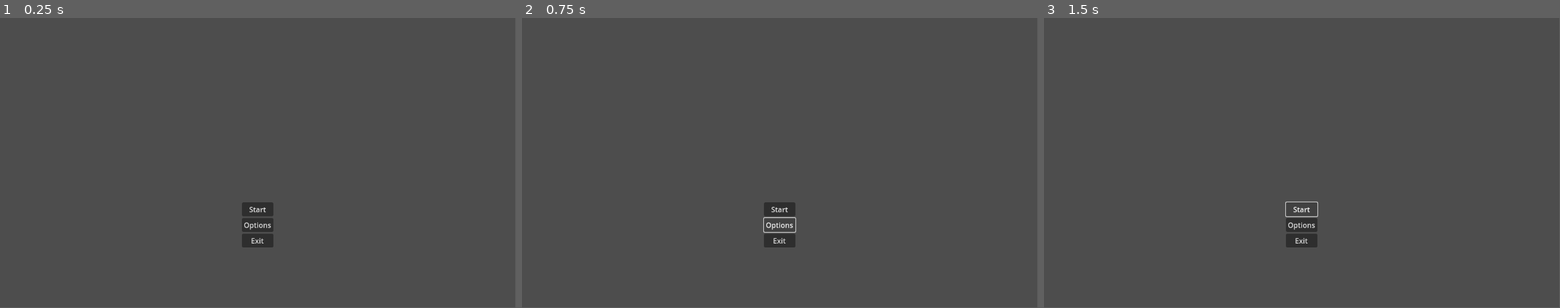
Above: before the commit, frames 1-3 (left to right).
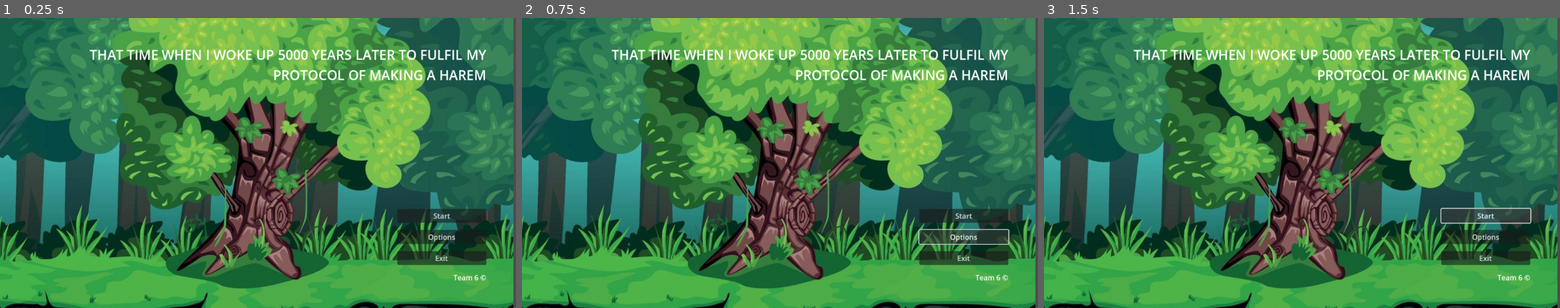
Above: after the commit, the same moments.

Repository: ynugen/time-to-build-my-harem
Game: Godot game, scene res://TitleScreen.tscn
Same seed, same stepped clock (60 frames per second), same inputs: the game is played once before the commit and once after it. Before the commit the project starts from res://menu.tscn.
Inputs:
- Up to frame 1 (0.25 s): no input
- Up to frame 2 (0.75 s): click "Options" at 0.5 s
- Up to frame 3 (1.5 s): click "Start" at 1.25 s
In our replay, the window is 799x449 before the commit and 800x450 after it. These sizes can differ from the game's own. Grey fills any space a smaller window leaves; there, only what the larger window draws over its background counts as a difference.

The runs differ from the first frame. In frame 1, 98% of the frame differs, in the area x 0-100%, y 0-100%; in frame 2, 98%; in frame 3, 98%.

Commit message:
Add assets and layout to homescreen

Diff:
--- /dev/null
+++ b/GlobalScaling.gd
@@ -0,0 +1,19 @@
+extends Node2D
+@onready var window: Window = get_window()
+@onready var base_size: Vector2i = window.content_scale_size
+
+func _ready():
+	window.size_changed.connect(_on_window_size_changed)
+
+	var min_x = ProjectSettings.get_setting("display/window/size/viewport_width")
+	var min_y = ProjectSettings.get_setting("display/window/size/viewport_height")
+
+	window.min_size = Vector2i(min_x, min_y)
+
+func _on_window_size_changed():
+	var clamped_size = window.size
+	var scale = clamped_size / base_size
+
+	# Ensure uniform scaling based on the smaller scale factor
+	var scale_factor = min(scale.x, scale.y)
+	window.content_scale_size = window.size / scale_factor
--- a/menu.gd
+++ b/TitleScreen.gd
@@ -11,11 +11,9 @@
 	pass
 
 
-#func _on_start_pressed() -> void:
-#	Add scene in this one
-	#get_tree().change_scene()
+func _on_exit_pressed() -> void:
+	get_tree().quit()
 
 
-
-func _on_exit_pressed() -> void:
-	get_tree().quit()
+func _on_start_pressed() -> void:
+	pass # Replace with function body.
--- /dev/null
+++ b/TitleScreen.tscn
@@ -0,0 +1,88 @@
+[gd_scene load_steps=3 format=3 uid="uid://cjptuhvvwxf0e"]
+
+[ext_resource type="Script" uid="uid://c7566no6rhji1" path="res://TitleScreen.gd" id="1_pkhjh"]
+[ext_resource type="Texture2D" uid="uid://r01drnam4mgc" path="res://Assets/Start/landscape-big-tree-game-background-cartoon-game-design-nature-asset-vector.jpg" id="2_1xr1c"]
+
+[node name="Menu" type="Control"]
+clip_contents = true
+layout_mode = 3
+anchors_preset = 15
+anchor_right = 1.0
+anchor_bottom = 1.0
+grow_horizontal = 2
+grow_vertical = 2
+scale = Vector2(0.994438, 1.00553)
+size_flags_horizontal = 4
+size_flags_vertical = 4
+script = ExtResource("1_pkhjh")
+
+[node name="ColorRect" type="ColorRect" parent="."]
+layout_mode = 1
+anchors_preset = 15
+anchor_right = 1.0
+anchor_bottom = 1.0
+grow_horizontal = 2
+grow_vertical = 2
+color = Color(0.327321, 0.361764, 0.172349, 1)
+
+[node name="TextureRect" type="TextureRect" parent="."]
+layout_mode = 1
+anchors_preset = 15
+anchor_right = 1.0
+anchor_bottom = 1.0
+grow_horizontal = 2
+grow_vertical = 2
+texture = ExtResource("2_1xr1c")
+
+[node name="MarginContainer" type="MarginContainer" parent="."]
+layout_mode = 1
+anchors_preset = 15
+anchor_right = 1.0
+anchor_bottom = 1.0
+grow_horizontal = 2
+grow_vertical = 2
+theme_override_constants/margin_left = 60
+theme_override_constants/margin_top = 60
+theme_override_constants/margin_right = 60
+theme_override_constants/margin_bottom = 60
+
+[node name="Title" type="Label" parent="MarginContainer"]
+custom_minimum_size = Vector2(300, 200)
+layout_mode = 2
+size_flags_vertical = 2
+theme_override_font_sizes/font_size = 30
+text = "THAT TIME WHEN I WOKE UP 5000 YEARS LATER TO FULFIL MY PROTOCOL OF MAKING A HAREM"
+horizontal_alignment = 2
+autowrap_mode = 2
+justification_flags = 131
+max_lines_visible = 7
+
+[node name="MenuButtons" type="VBoxContainer" parent="MarginContainer"]
+custom_minimum_size = Vector2(200, 0)
+layout_mode = 2
+size_flags_horizontal = 8
+size_flags_vertical = 10
+theme_override_constants/separation = 16
+
+[node name="Start" type="Button" parent="MarginContainer/MenuButtons"]
+layout_mode = 2
+text = "Start"
+
+[node name="Options" type="Button" parent="MarginContainer/MenuButtons"]
+layout_mode = 2
+text = "Options
+"
+
+[node name="Exit" type="Button" parent="MarginContainer/MenuButtons"]
+layout_mode = 2
+text = "Exit
+"
+
+[node name="Team name" type="Label" parent="MarginContainer/MenuButtons"]
+layout_mode = 2
+size_flags_vertical = 10
+text = "Team 6 ©"
+horizontal_alignment = 2
+
+[connection signal="pressed" from="MarginContainer/MenuButtons/Start" to="." method="_on_start_pressed"]
+[connection signal="pressed" from="MarginContainer/MenuButtons/Exit" to="." method="_on_exit_pressed"]
--- a/menu.tscn
+++ /dev/null
@@ -1,42 +0,0 @@
-[gd_scene load_steps=2 format=3 uid="uid://cjptuhvvwxf0e"]
-
-[ext_resource type="Script" uid="uid://c7566no6rhji1" path="res://menu.gd" id="1_lti8b"]
-
-[node name="Menu" type="Control"]
-layout_mode = 3
-anchors_preset = 15
-anchor_right = 1.0
-anchor_bottom = 1.0
-grow_horizontal = 2
-grow_vertical = 2
-script = ExtResource("1_lti8b")
-
-[node name="VBoxContainer" type="VBoxContainer" parent="."]
-layout_mode = 1
-anchors_preset = 7
-anchor_left = 0.5
-anchor_top = 1.0
-anchor_right = 0.5
-anchor_bottom = 1.0
-offset_left = -35.0
-offset_top = -235.0
-offset_right = 35.0
-offset_bottom = -134.0
-grow_horizontal = 2
-grow_vertical = 0
-alignment = 1
-
-[node name="Start" type="Button" parent="VBoxContainer"]
-layout_mode = 2
-text = "Start"
-
-[node name="Options" type="Button" parent="VBoxContainer"]
-layout_mode = 2
-text = "Options"
-
-[node name="Exit" type="Button" parent="VBoxContainer"]
-layout_mode = 2
-text = "Exit"
-
-[connection signal="pressed" from="VBoxContainer/Start" to="." method="_on_start_pressed"]
-[connection signal="pressed" from="VBoxContainer/Exit" to="." method="_on_exit_pressed"]
--- a/project.godot
+++ b/project.godot
@@ -15,6 +15,15 @@
 config/features=PackedStringArray("4.4", "GL Compatibility")
 config/icon="res://icon.svg"
 
+[autoload]
+
+GlobalScaling="*res://GlobalScaling.gd"
+
+[display]
+
+window/stretch/mode="viewport"
+window/stretch/aspect="expand"
+
 [rendering]
 
 renderer/rendering_method="gl_compatibility"
Binary file added: Assets/Start/landscape-big-tree-game-background-cartoon-game-design-nature-asset-vector.jpg
Not shown, added: Assets/Start/landscape-big-tree-game-background-cartoon-game-design-nature-asset-vector.jpg.import
Not shown, added: GlobalScaling.gd.uid
Renamed: menu.gd.uid -> TitleScreen.gd.uid
